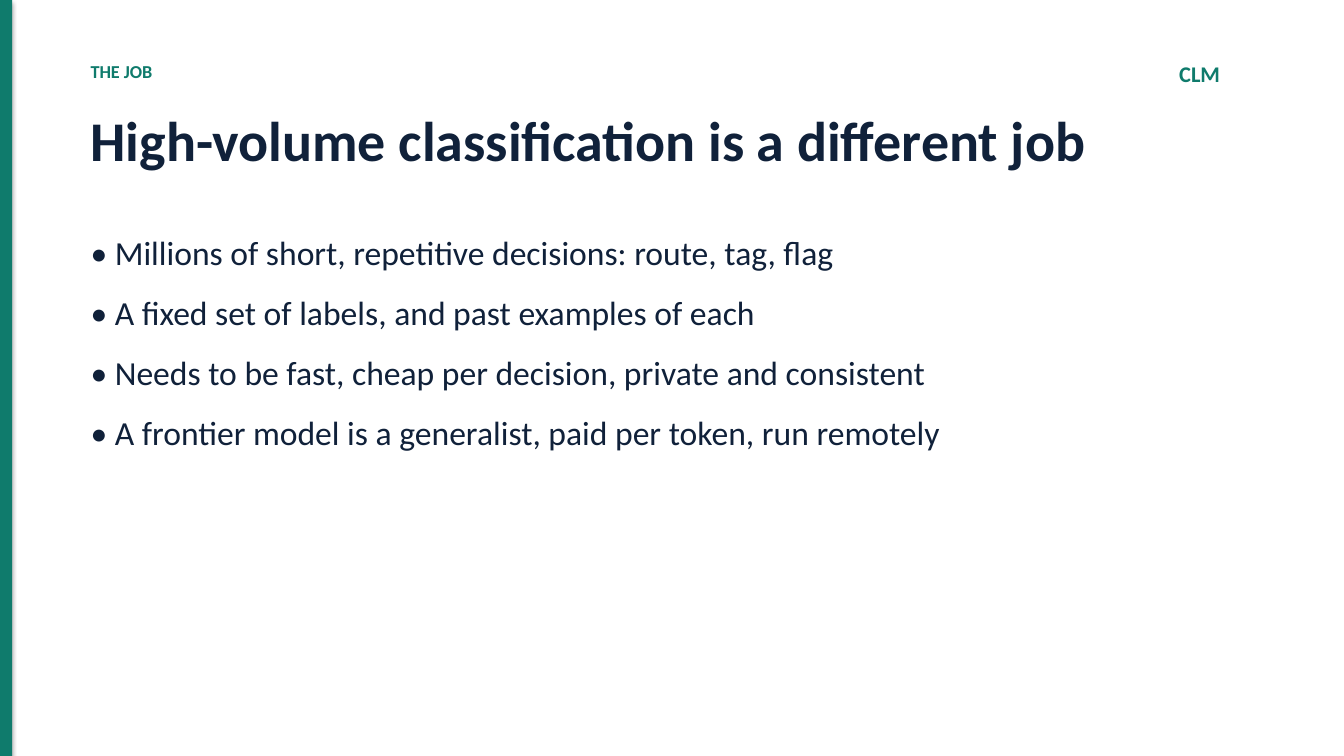
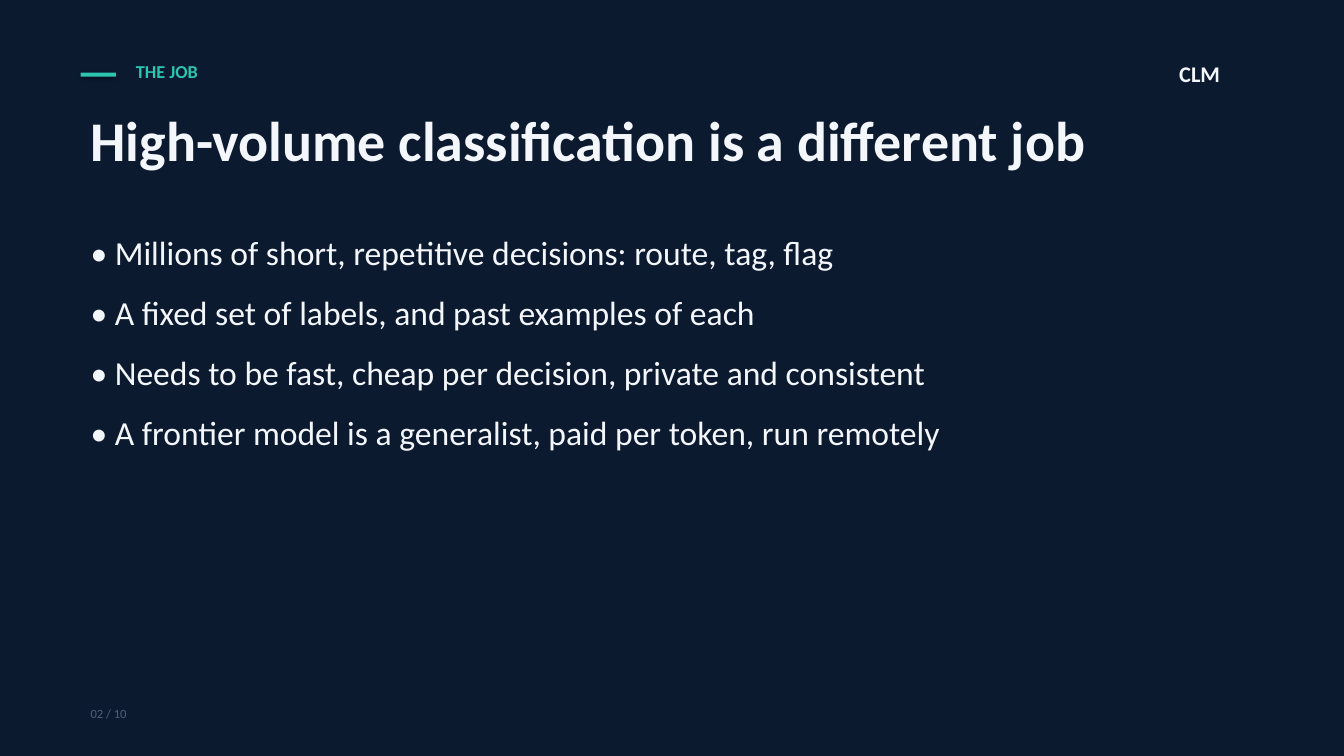
Before and after one commit to rgvvvg5mpz-collab/clm-nemotron, a slide deck: slide 2 of Marketing/CLM-Executive-Briefing.pptx. Drawn at 1344x756 pixels with LibreOffice and Linux fonts; fonts in the diff are those of the drawing. Boxes give left, top, right and bottom in pixels: in the first picture for what was removed or moved away, otherwise in the second. Text is boxed around its words. In the diff, an @@ line names an element or a change of style, - is before the commit and + after.

```diff
--- a/Marketing/CLM-Executive-Briefing.pptx
+++ b/Marketing/CLM-Executive-Briefing.pptx
@@ rectangle: place and size @@
-rectangle at box(0, 0, 12, 756)
+rectangle at box(0, 0, 1344, 756)
@@ rectangle at box(0, 0, 1344, 756): fill #0F7B6C to #0C1A30 @@
@@ text "THE JOB": place and size @@
-text "THE JOB" at box(91, 66, 152, 78)
+text "THE JOB" at box(136, 66, 197, 78)
@@ text "THE JOB" at box(136, 66, 197, 78): text colour #0F7B6C to #2CC5AD @@
@@ text "CLM" at box(1179, 67, 1220, 82): text colour #0F7B6C to #F3F6FA @@
@@ rectangle added at box(81, 73, 116, 77), fill #2CC5AD @@
@@ text "High-volume classification is a different ..." at box(91, 121, 1085, 171): text colour #10213A to #F3F6FA @@
@@ text "• Millions of short, repetitive ..." at box(115, 241, 940, 451): text colour #10213A to #F3F6FA @@
@@ text added at box(91, 710, 127, 718), 9 pt, text #4D5F7A @@
+02 / 10
```
Also in this commit, not shown: 9 other slides changed, 55 other files.
